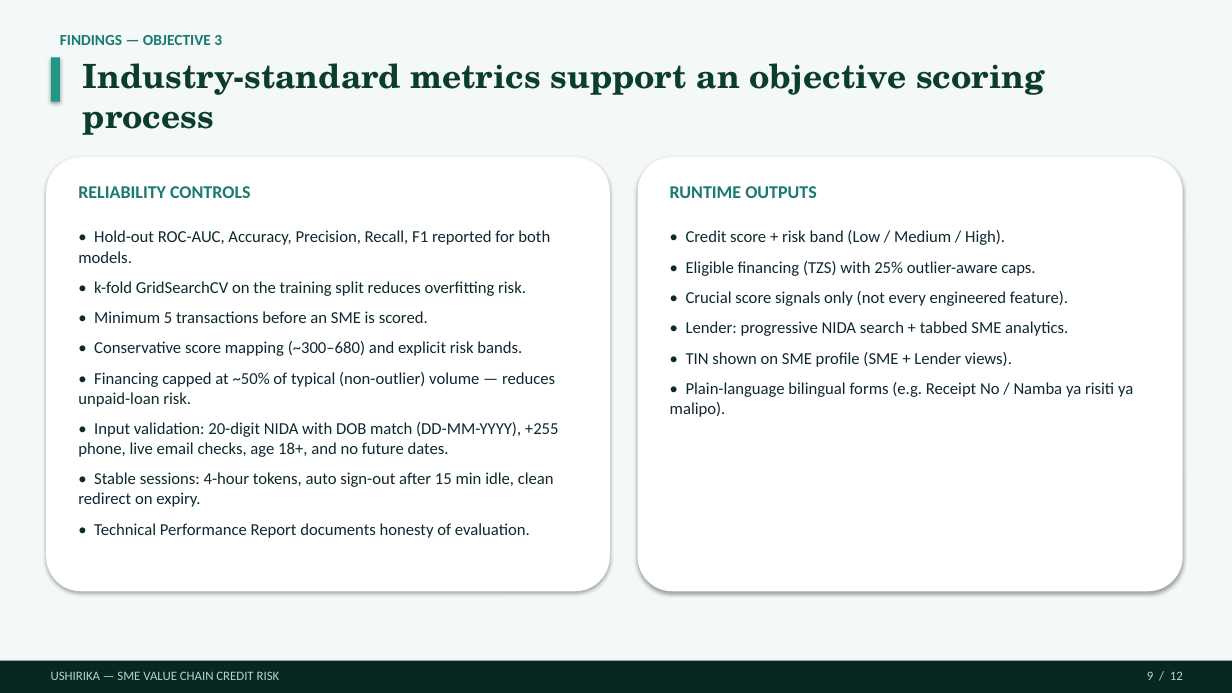
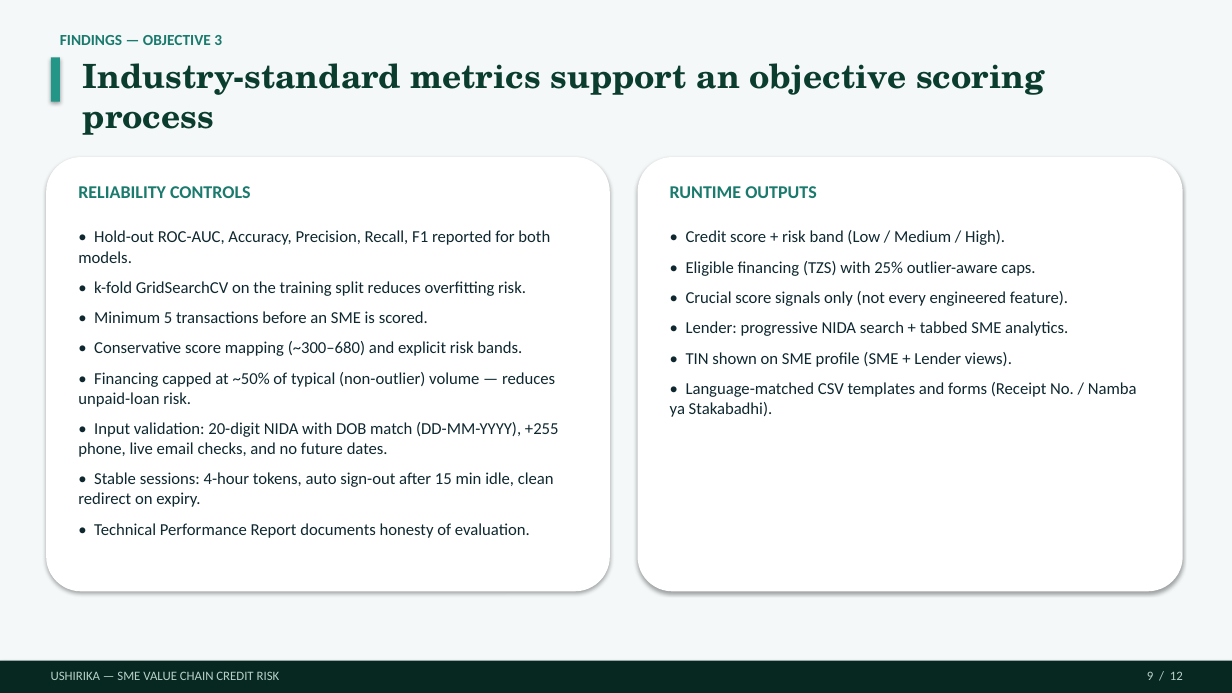
Before and after one commit to Dmmkuliku/ushirika-sme-credit, a slide deck: slide 9 of Presentation/Ushirika_Group15_Defence_Presentation.pptx. Drawn at 1232x693 pixels with LibreOffice and Linux fonts; fonts in the diff are those of the drawing. Boxes give left, top, right and bottom in pixels: in the first picture for what was removed or moved away, otherwise in the second. Text is boxed around its words. In the diff, an @@ line names an element or a change of style, - is before the commit and + after.

```diff
--- a/Presentation/Ushirika_Group15_Defence_Presentation.pptx
+++ b/Presentation/Ushirika_Group15_Defence_Presentation.pptx
@@ text at [670,382,1137,417]: text changed @@
-• Plain-language bilingual forms (e.g. Receipt No / Namba ya risiti ya malipo).
+• Language-matched CSV templates and forms (Receipt No. / Namba ya Stakabadhi).
@@ text at [78,422,559,457]: text changed @@
-• Input validation: 20-digit NIDA with DOB match (DD-MM-YYYY), +255 phone, live email checks, age 18+, and no future dates.
+• Input validation: 20-digit NIDA with DOB match (DD-MM-YYYY), +255 phone, live email checks, and no future dates.
```
Also in this commit, not shown: 1 other slide changed, 14 other files.
